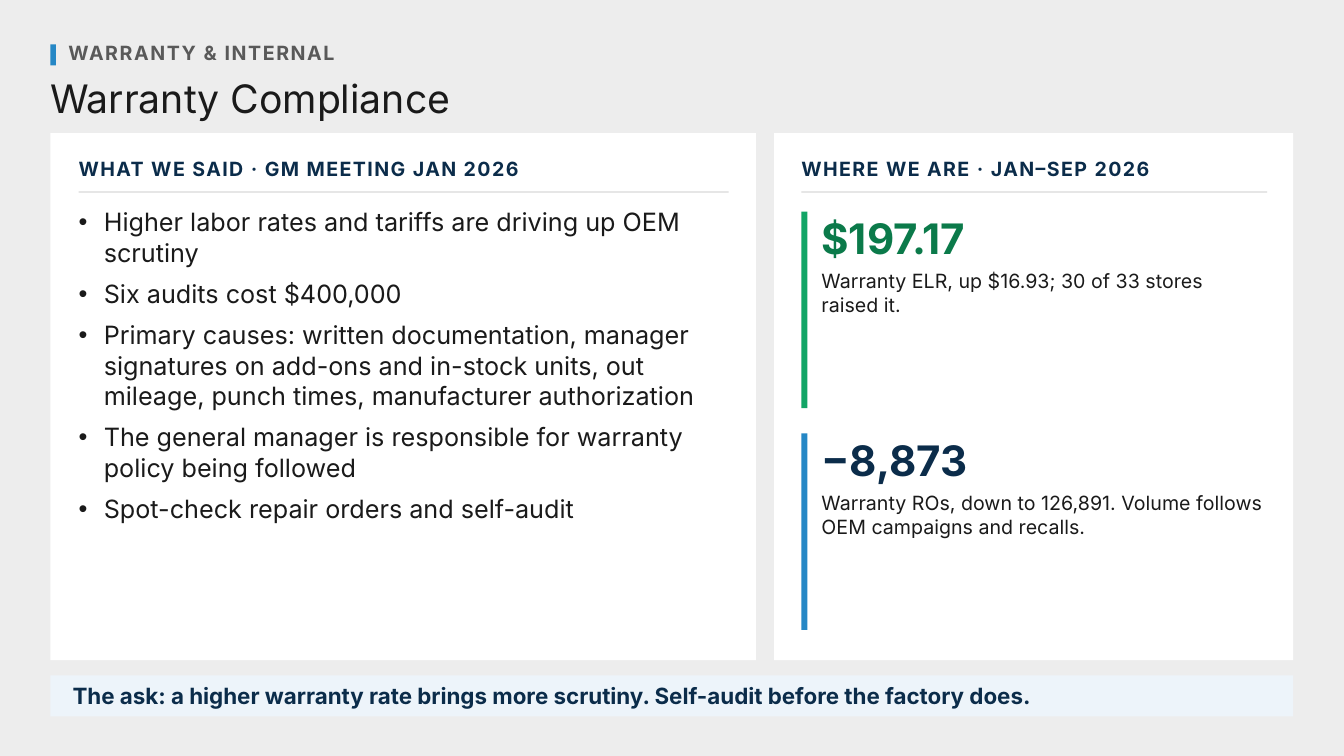
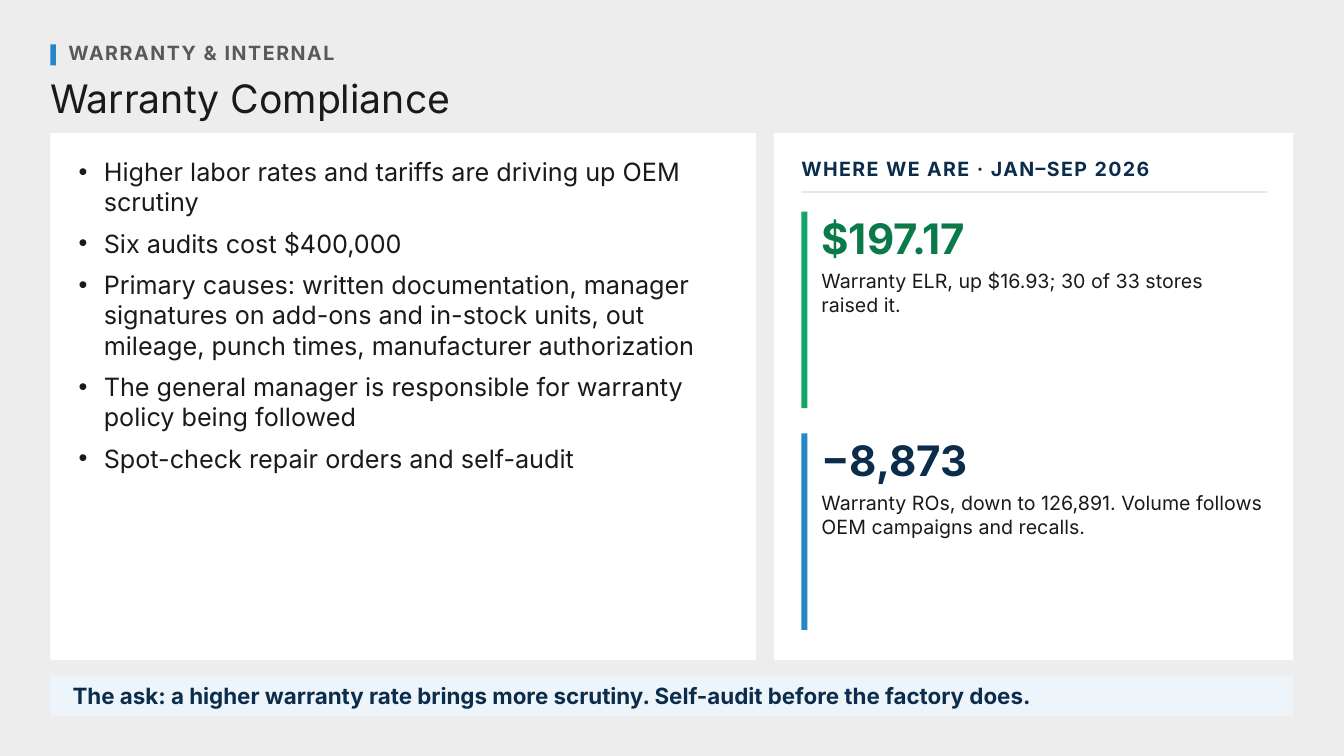
Before and after one commit to Ndresner/Noah, a slide deck: slide 105 of day2-deck/decks/Fixed Ops - Day 2 Example Test Deck.pptx (slide 108 before the commit). Drawn at 1344x756 pixels with LibreOffice and Linux fonts; fonts in the diff are those of the drawing. Boxes give left, top, right and bottom in pixels: in the first picture for what was removed or moved away, otherwise in the second. Text is boxed around its words. In the diff, an @@ line names an element or a change of style, - is before the commit and + after.

```diff
--- a/day2-deck/decks/Fixed Ops - Day 2 Example Test Deck.pptx
+++ b/day2-deck/decks/Fixed Ops - Day 2 Example Test Deck.pptx
@@ text "Higher labor rates and tariffs ...": place and size @@
-text "Higher labor rates and tariffs ..." at [104,212,694,523]
+text "Higher labor rates and tariffs ..." at [104,162,694,473]
@@ text removed at [79,161,519,177] @@
-WHAT WE SAID · GM MEETING JAN 2026
@@ rectangle removed at [79,192,729,193] @@
```
Also in this commit, not shown: 32 other slides changed, 3 slides removed, 12 other files.
